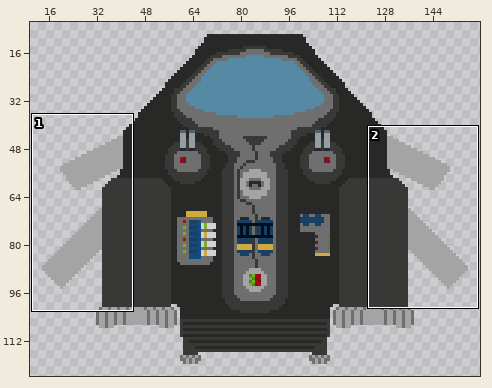
Two states of a pixel-art file, Assets/Ships/NorikerMKI/WIP-NorikerMKI.aseprite. The first picture is a wide view before the edit; the outline marks the close-up.
Close-up. Before the edit:
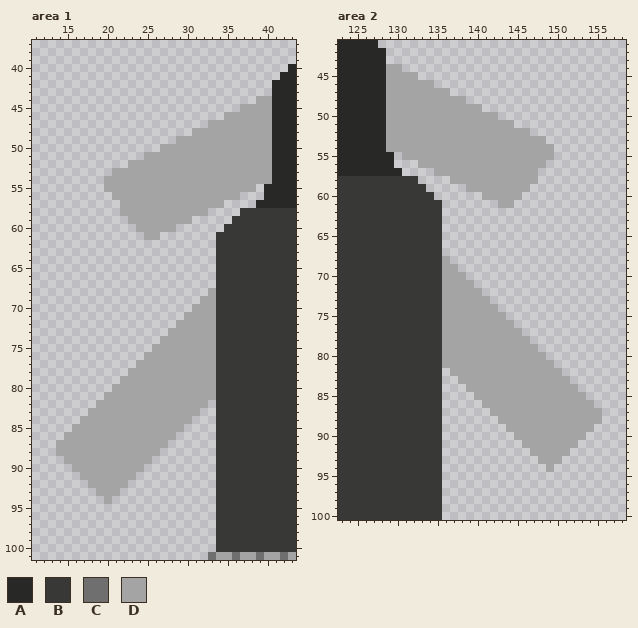
170x130 pixels, 1 frame. Shown: area 1: x 11..43, y 37..101; area 2: x 123..158, y 41..100. The wide view leaves out empty margins.
Visible layers, top first: "Wings", "Thrusters", "Weapons", "Hull".
Palette (. is transparent): A #282826  B #383837  C #706f6f  D #a4a4a4
Pixels before, area 1, first column x 14:
 40 .............................A
 41 ............................AA
 42 ...........................AAA
 43 ...........................AAA
 44 .........................DDAAA
 45 .......................DDDDAAA
 46 .....................DDDDDDAAA
 47 ...................DDDDDDDDAAA
 48 .................DDDDDDDDDDAAA
 49 ...............DDDDDDDDDDDDAAA
 50 .............DDDDDDDDDDDDDDAAA
 51 ...........DDDDDDDDDDDDDDDDAAA
 52 .........DDDDDDDDDDDDDDDDDDAAA
 53 .......DDDDDDDDDDDDDDDDDDDDAAA
 54 ......DDDDDDDDDDDDDDDDDDDDDAAA
 55 ......DDDDDDDDDDDDDDDDDDD.AAAA
 56 .......DDDDDDDDDDDDDDDD...AAAA
 57 ........DDDDDDDDDDDDD....AAAAA
 58 ........DDDDDDDDDDD....BBBBBBB
 59 .........DDDDDDDD.....BBBBBBBB
 60 ..........DDDDD......BBBBBBBBB
 61 ...........DD.......BBBBBBBBBB
 62 ....................BBBBBBBBBB
 63 ....................BBBBBBBBBB
 64 ....................BBBBBBBBBB
 65 ....................BBBBBBBBBB
 66 ....................BBBBBBBBBB
 67 ....................BBBBBBBBBB
 68 ...................DBBBBBBBBBB
 69 ..................DDBBBBBBBBBB
 70 .................DDDBBBBBBBBBB
 71 ................DDDDBBBBBBBBBB
 72 ...............DDDDDBBBBBBBBBB
 73 ..............DDDDDDBBBBBBBBBB
 74 .............DDDDDDDBBBBBBBBBB
 75 ............DDDDDDDDBBBBBBBBBB
 76 ...........DDDDDDDDDBBBBBBBBBB
 77 ..........DDDDDDDDDDBBBBBBBBBB
 78 .........DDDDDDDDDDDBBBBBBBBBB
 79 ........DDDDDDDDDDDDBBBBBBBBBB
 80 .......DDDDDDDDDDDDDBBBBBBBBBB
 81 ......DDDDDDDDDDDDDDBBBBBBBBBB
 82 .....DDDDDDDDDDDDDD.BBBBBBBBBB
 83 ....DDDDDDDDDDDDDD..BBBBBBBBBB
 84 ...DDDDDDDDDDDDDD...BBBBBBBBBB
 85 ..DDDDDDDDDDDDDD....BBBBBBBBBB
 86 .DDDDDDDDDDDDDD.....BBBBBBBBBB
 87 DDDDDDDDDDDDDD......BBBBBBBBBB
 88 DDDDDDDDDDDDD.......BBBBBBBBBB
 89 .DDDDDDDDDDD........BBBBBBBBBB
 90 ..DDDDDDDDD.........BBBBBBBBBB
 91 ...DDDDDDD..........BBBBBBBBBB
 92 ....DDDDD...........BBBBBBBBBB
 93 .....DDD............BBBBBBBBBB
 94 ......D.............BBBBBBBBBB
 95 ....................BBBBBBBBBB
 96 ....................BBBBBBBBBB
 97 ....................BBBBBBBBBB
 98 ....................BBBBBBBBBB
 99 ....................BBBBBBBBBB
100 ....................BBBBBBBBBB
101 ...................CDDCDDCDDCD
Pixels before, area 2, first column x 123:
 41 AAAAA............................
 42 AAAAAA...........................
 43 AAAAAA...........................
 44 AAAAAADD.........................
 45 AAAAAADDDD.......................
 46 AAAAAADDDDDD.....................
 47 AAAAAADDDDDDDD...................
 48 AAAAAADDDDDDDDDD.................
 49 AAAAAADDDDDDDDDDDD...............
 50 AAAAAADDDDDDDDDDDDDD.............
 51 AAAAAADDDDDDDDDDDDDDDD...........
 52 AAAAAADDDDDDDDDDDDDDDDDD.........
 53 AAAAAADDDDDDDDDDDDDDDDDDDD.......
 54 AAAAAADDDDDDDDDDDDDDDDDDDDD......
 55 AAAAAAA.DDDDDDDDDDDDDDDDDDD......
 56 AAAAAAA...DDDDDDDDDDDDDDDD.......
 57 AAAAAAAA....DDDDDDDDDDDDD........
 58 BBBBBBBBBB....DDDDDDDDDDD........
 59 BBBBBBBBBBB.....DDDDDDDD.........
 60 BBBBBBBBBBBB......DDDDD..........
 61 BBBBBBBBBBBBB.......DD...........
 62 BBBBBBBBBBBBB....................
 63 BBBBBBBBBBBBB....................
 64 BBBBBBBBBBBBB....................
 65 BBBBBBBBBBBBB....................
 66 BBBBBBBBBBBBB....................
 67 BBBBBBBBBBBBB....................
 68 BBBBBBBBBBBBBD...................
 69 BBBBBBBBBBBBBDD..................
 70 BBBBBBBBBBBBBDDD.................
 71 BBBBBBBBBBBBBDDDD................
 72 BBBBBBBBBBBBBDDDDD...............
 73 BBBBBBBBBBBBBDDDDDD..............
 74 BBBBBBBBBBBBBDDDDDDD.............
 75 BBBBBBBBBBBBBDDDDDDDD............
 76 BBBBBBBBBBBBBDDDDDDDDD...........
 77 BBBBBBBBBBBBBDDDDDDDDDD..........
 78 BBBBBBBBBBBBBDDDDDDDDDDD.........
 79 BBBBBBBBBBBBBDDDDDDDDDDDD........
 80 BBBBBBBBBBBBBDDDDDDDDDDDDD.......
 81 BBBBBBBBBBBBBDDDDDDDDDDDDDD......
 82 BBBBBBBBBBBBB.DDDDDDDDDDDDDD.....
 83 BBBBBBBBBBBBB..DDDDDDDDDDDDDD....
 84 BBBBBBBBBBBBB...DDDDDDDDDDDDDD...
 85 BBBBBBBBBBBBB....DDDDDDDDDDDDDD..
 86 BBBBBBBBBBBBB.....DDDDDDDDDDDDDD.
 87 BBBBBBBBBBBBB......DDDDDDDDDDDDDD
 88 BBBBBBBBBBBBB.......DDDDDDDDDDDDD
 89 BBBBBBBBBBBBB........DDDDDDDDDDD.
 90 BBBBBBBBBBBBB.........DDDDDDDDD..
 91 BBBBBBBBBBBBB..........DDDDDDD...
 92 BBBBBBBBBBBBB...........DDDDD....
 93 BBBBBBBBBBBBB............DDD.....
 94 BBBBBBBBBBBBB.............D......
 95 BBBBBBBBBBBBB....................
 96 BBBBBBBBBBBBB....................
 97 BBBBBBBBBBBBB....................
 98 BBBBBBBBBBBBB....................
 99 BBBBBBBBBBBBB....................
100 BBBBBBBBBBBBB....................
And afterwards:
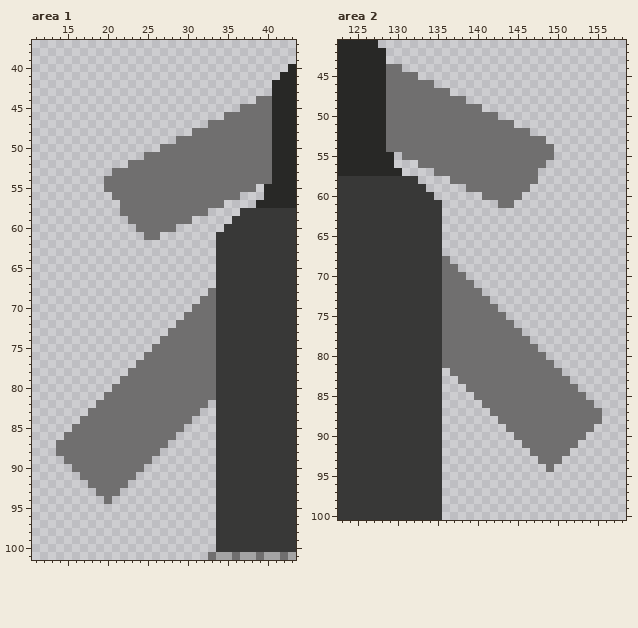
From old to new:
Changed rows in their new state; - is an unchanged pixel.
Area 1, layer "Wings":
first column x 20:
 44 -------------------CC
 45 -----------------CCCC
 46 ---------------CCCCCC
 47 -------------CCCCCCCC
 48 -----------CCCCCCCCCC
 49 ---------CCCCCCCCCCCC
 50 -------CCCCCCCCCCCCCC
 51 -----CCCCCCCCCCCCCCCC
 52 ---CCCCCCCCCCCCCCCCCC
 53 -CCCCCCCCCCCCCCCCCCCC
 54 CCCCCCCCCCCCCCCCCCCCC
 55 CCCCCCCCCCCCCCCCCCC--
 56 -CCCCCCCCCCCCCCCC----
 57 --CCCCCCCCCCCCC------
 58 --CCCCCCCCCCC--------
 59 ---CCCCCCCC----------
 60 ----CCCCC------------
 61 -----CC--------------
first column x 14:
 68 -------------------C
 69 ------------------CC
 70 -----------------CCC
 71 ----------------CCCC
 72 ---------------CCCCC
 73 --------------CCCCCC
 74 -------------CCCCCCC
 75 ------------CCCCCCCC
 76 -----------CCCCCCCCC
 77 ----------CCCCCCCCCC
 78 ---------CCCCCCCCCCC
 79 --------CCCCCCCCCCCC
 80 -------CCCCCCCCCCCCC
 81 ------CCCCCCCCCCCCCC
 82 -----CCCCCCCCCCCCCC-
 83 ----CCCCCCCCCCCCCC--
 84 ---CCCCCCCCCCCCCC---
 85 --CCCCCCCCCCCCCC----
 86 -CCCCCCCCCCCCCC-----
 87 CCCCCCCCCCCCCC------
 88 CCCCCCCCCCCCC-------
 89 -CCCCCCCCCCC--------
 90 --CCCCCCCCC---------
 91 ---CCCCCCC----------
 92 ----CCCCC-----------
 93 -----CCC------------
 94 ------C-------------
Area 2, layer "Wings":
first column x 129:
 44 CC-------------------
 45 CCCC-----------------
 46 CCCCCC---------------
 47 CCCCCCCC-------------
 48 CCCCCCCCCC-----------
 49 CCCCCCCCCCCC---------
 50 CCCCCCCCCCCCCC-------
 51 CCCCCCCCCCCCCCCC-----
 52 CCCCCCCCCCCCCCCCCC---
 53 CCCCCCCCCCCCCCCCCCCC-
 54 CCCCCCCCCCCCCCCCCCCCC
 55 --CCCCCCCCCCCCCCCCCCC
 56 ----CCCCCCCCCCCCCCCC-
 57 ------CCCCCCCCCCCCC--
 58 --------CCCCCCCCCCC--
 59 ----------CCCCCCCC---
 60 ------------CCCCC----
 61 --------------CC-----
first column x 136:
 68 C-------------------
 69 CC------------------
 70 CCC-----------------
 71 CCCC----------------
 72 CCCCC---------------
 73 CCCCCC--------------
 74 CCCCCCC-------------
 75 CCCCCCCC------------
 76 CCCCCCCCC-----------
 77 CCCCCCCCCC----------
 78 CCCCCCCCCCC---------
 79 CCCCCCCCCCCC--------
 80 CCCCCCCCCCCCC-------
 81 CCCCCCCCCCCCCC------
 82 -CCCCCCCCCCCCCC-----
 83 --CCCCCCCCCCCCCC----
 84 ---CCCCCCCCCCCCCC---
 85 ----CCCCCCCCCCCCCC--
 86 -----CCCCCCCCCCCCCC-
 87 ------CCCCCCCCCCCCCC
 88 -------CCCCCCCCCCCCC
 89 --------CCCCCCCCCCC-
 90 ---------CCCCCCCCC--
 91 ----------CCCCCCC---
 92 -----------CCCCC----
 93 ------------CCC-----
 94 -------------C------
Pixel boxes of the changes (left, top, right, bottom) in both close-ups:
changed: (104, 96, 272, 240)
changed: (56, 288, 216, 504)
changed: (386, 64, 554, 208)
changed: (442, 256, 602, 472)
